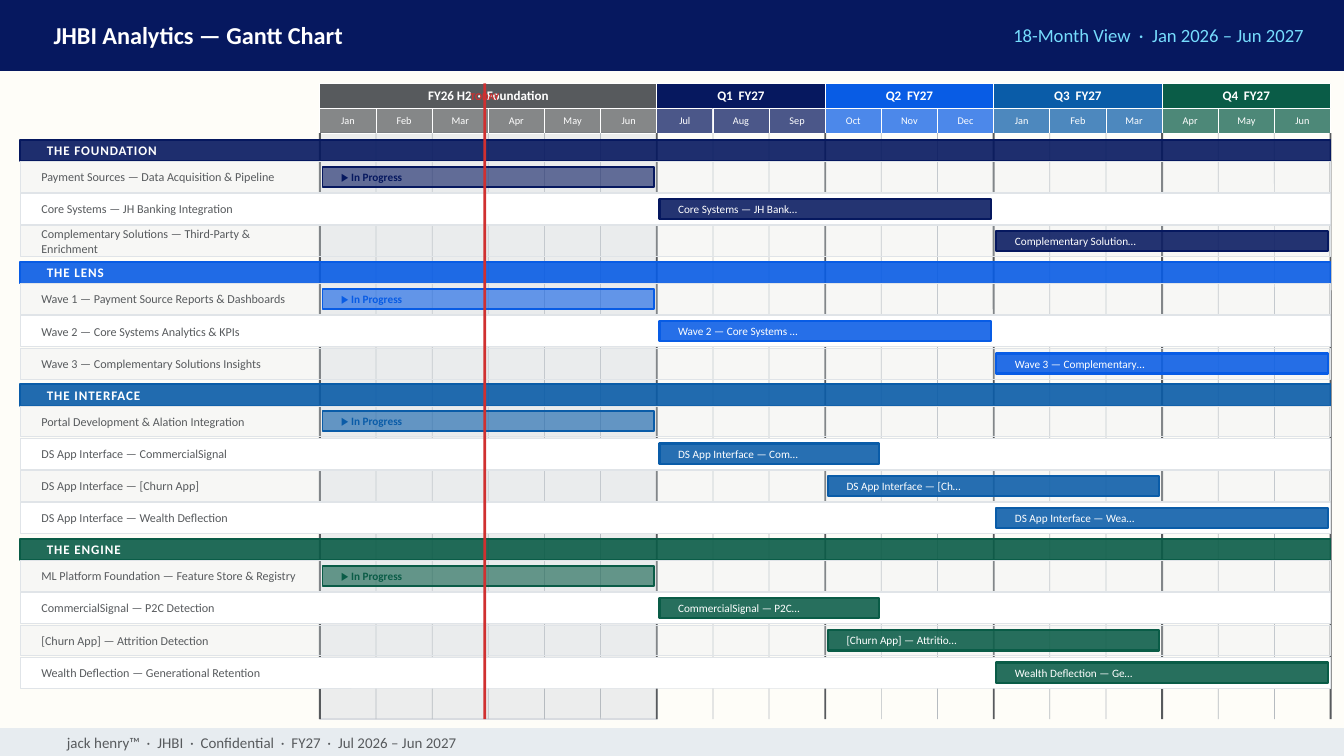
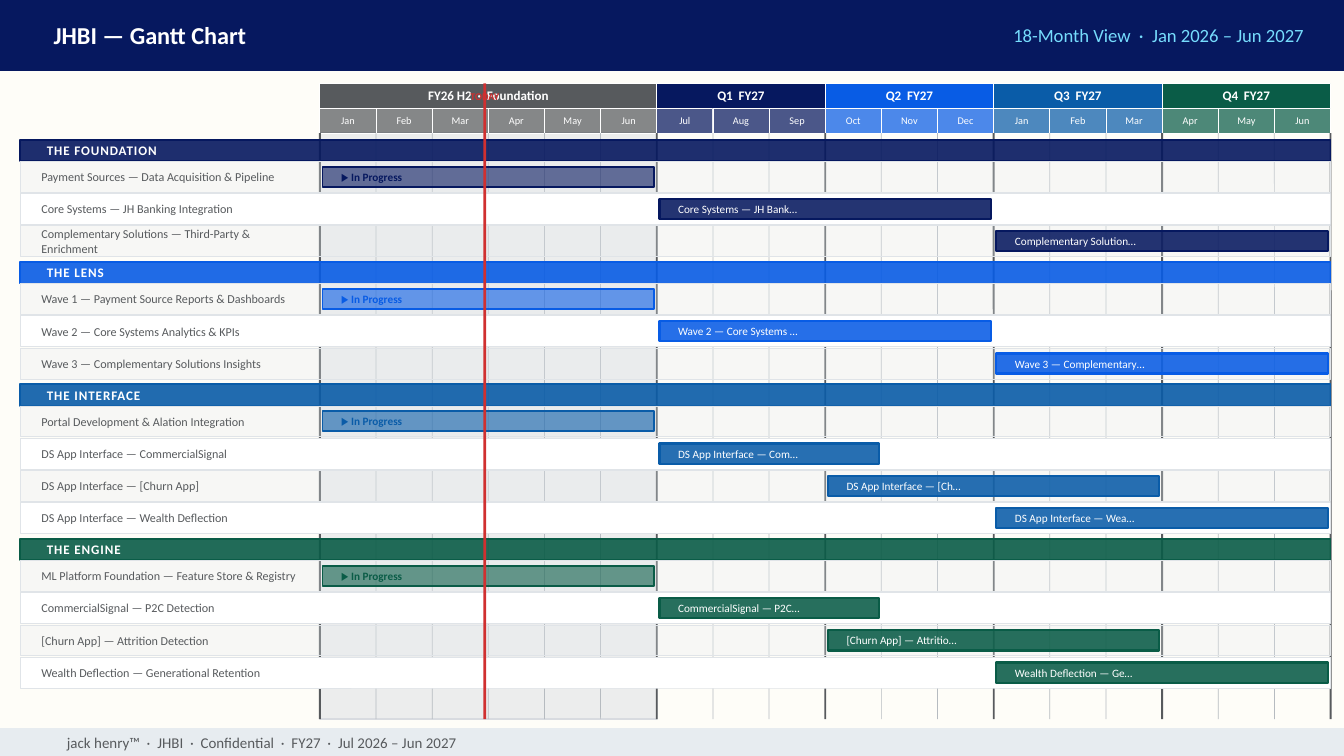
Before and after one commit to MonkeyWrenchGang/jhai_presentations, a slide deck: slide 6 of jhbi-roadmap-2026.pptx. Drawn at 1344x756 pixels with LibreOffice and Linux fonts; fonts in the diff are those of the drawing. Boxes give left, top, right and bottom in pixels: in the first picture for what was removed or moved away, otherwise in the second. Text is boxed around its words. In the diff, an @@ line names an element or a change of style, - is before the commit and + after.

Commit message:
QA pass: remove JHBI Analytics → JHBI everywhere; sync Q_INITIATIVES and DELIVERABLES to new app names

```diff
--- a/jhbi-roadmap-2026.pptx
+++ b/jhbi-roadmap-2026.pptx
@@ text at <box>54,27,246,44</box>: text changed @@
-JHBI Analytics — Gantt Chart
+JHBI — Gantt Chart
```
Also in this commit, not shown: 6 other slides changed.
